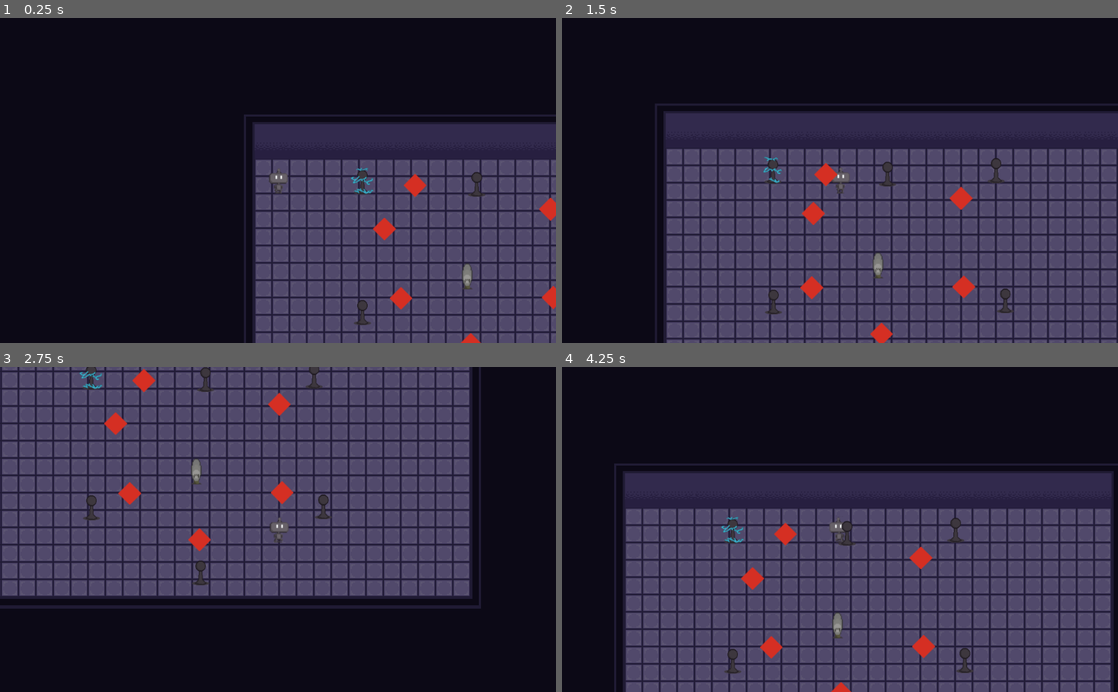
Above: before the commit, frames 1-4 (two rows, left to right).
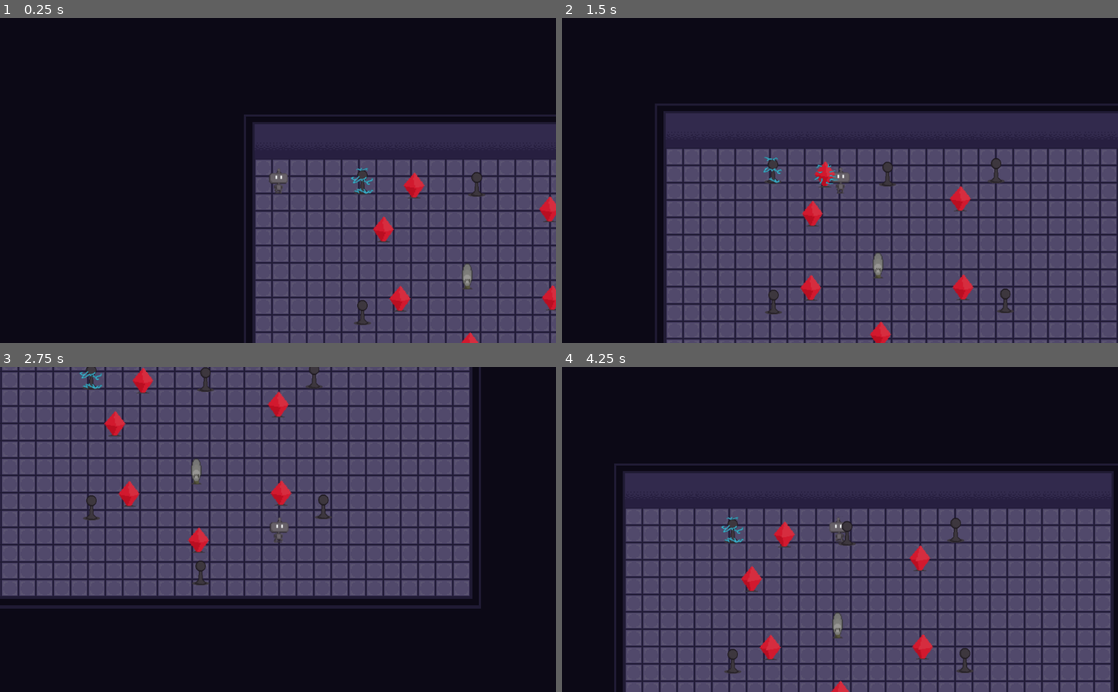
Above: after the commit, the same moments.

Repository: agusmao/connection
Game: Godot game, scene res://Levels/Level2.tscn
Same seed, same stepped clock (60 frames per second), same inputs: the game is played once before the commit and once after it. This scene is started directly instead of the project's main scene.
Inputs:
- Up to frame 1 (0.25 s): no input
- Up to frame 2 (1.5 s): hold Right (ui_right) 0.53-1.28 s; hold Down (ui_down) from 1.28 s (still down)
- Up to frame 3 (2.75 s): release Down (ui_down) at 2.03 s; hold Right (ui_right) from 2.03 s (still down)
- Up to frame 4 (4.25 s): release Right (ui_right) at 2.78 s; hold Up (ui_up) 2.78-3.53 s; hold Left (ui_left) from 3.53 s (still down)

The runs differ from the first frame. In frame 1, 0.6% of the frame differs, in the area x 67-100%, y 47-100%; in frame 2, 0.7%, in the area x 42-75%, y 44-100%; in frame 3, 0.7%; in frame 4, 0.7%.

Commit message:
Blocker animation

Diff:
--- a/Items/Blocker.gd
+++ b/Items/Blocker.gd
@@ -36,7 +36,6 @@
 func _physics_process(delta):
 	if len(positions) > 1 and not blocked:
 		var distance = nextPosition.distance_to(global_position)
-		print(distance)
 		if distance < minimal_distance:
 			blocked = true
 			current_goal = (current_goal + 1) % len(positions)
@@ -46,7 +45,13 @@
 		motion = (nextPosition - global_position).normalized() * (MAX_SPEED * walk_speed)
 		move_and_slide(motion)
 
-
+func animateAbsorving():
+	if $AnimatedSprite.animation != "absorving":
+		$AnimatedSprite.play("absorving")
 
 func _on_Timer_timeout():
 	blocked = false
+
+func _on_AnimatedSprite_animation_finished() -> void:
+	if $AnimatedSprite.animation == "absorving":
+		$AnimatedSprite.play("off")
--- a/Items/Blocker.tscn
+++ b/Items/Blocker.tscn
@@ -1,17 +1,88 @@
-[gd_scene load_steps=4 format=2]
+[gd_scene load_steps=18 format=2]
 
-[ext_resource path="res://assets/images/RedNode.png" type="Texture" id=1]
+[ext_resource path="res://assets/images/CrystalOff.png" type="Texture" id=1]
 [ext_resource path="res://Items/Blocker.gd" type="Script" id=2]
+[ext_resource path="res://assets/images/CrystalOffElectric.png" type="Texture" id=3]
 
 [sub_resource type="RectangleShape2D" id=1]
+
+[sub_resource type="AtlasTexture" id=2]
+flags = 4
+atlas = ExtResource( 1 )
+region = Rect2( 0, 0, 64, 64 )
+
+[sub_resource type="AtlasTexture" id=3]
+flags = 4
+atlas = ExtResource( 1 )
+region = Rect2( 64, 0, 64, 64 )
+
+[sub_resource type="AtlasTexture" id=4]
+flags = 4
+atlas = ExtResource( 1 )
+region = Rect2( 0, 64, 64, 64 )
+
+[sub_resource type="AtlasTexture" id=5]
+flags = 4
+atlas = ExtResource( 1 )
+region = Rect2( 64, 64, 64, 64 )
+
+[sub_resource type="AtlasTexture" id=6]
+flags = 4
+atlas = ExtResource( 1 )
+region = Rect2( 0, 128, 64, 64 )
+
+[sub_resource type="AtlasTexture" id=7]
+flags = 4
+atlas = ExtResource( 1 )
+region = Rect2( 64, 128, 64, 64 )
+
+[sub_resource type="AtlasTexture" id=9]
+flags = 4
+atlas = ExtResource( 3 )
+region = Rect2( 0, 0, 64, 64 )
+
+[sub_resource type="AtlasTexture" id=10]
+flags = 4
+atlas = ExtResource( 3 )
+region = Rect2( 64, 0, 64, 64 )
+
+[sub_resource type="AtlasTexture" id=11]
+flags = 4
+atlas = ExtResource( 3 )
+region = Rect2( 0, 64, 64, 64 )
+
+[sub_resource type="AtlasTexture" id=12]
+flags = 4
+atlas = ExtResource( 3 )
+region = Rect2( 64, 64, 64, 64 )
+
+[sub_resource type="AtlasTexture" id=13]
+flags = 4
+atlas = ExtResource( 3 )
+region = Rect2( 0, 128, 64, 64 )
+
+[sub_resource type="AtlasTexture" id=14]
+flags = 4
+atlas = ExtResource( 3 )
+region = Rect2( 64, 128, 64, 64 )
+
+[sub_resource type="SpriteFrames" id=8]
+animations = [ {
+"frames": [ SubResource( 2 ), SubResource( 3 ), SubResource( 4 ), SubResource( 5 ), SubResource( 6 ), SubResource( 7 ) ],
+"loop": true,
+"name": "off",
+"speed": 5.0
+}, {
+"frames": [ SubResource( 9 ), SubResource( 10 ), SubResource( 11 ), SubResource( 12 ), SubResource( 13 ), SubResource( 14 ) ],
+"loop": true,
+"name": "absorving",
+"speed": 5.0
+} ]
 
 [node name="Blocker" type="KinematicBody2D"]
 collision_layer = 4
 collision_mask = 4
 script = ExtResource( 2 )
-
-[node name="RedNode" type="Sprite" parent="."]
-texture = ExtResource( 1 )
 
 [node name="CollisionShape2D" type="CollisionShape2D" parent="."]
 rotation = -0.787868
@@ -20,4 +91,12 @@
 
 [node name="Timer" type="Timer" parent="."]
 one_shot = true
+
+[node name="AnimatedSprite" type="AnimatedSprite" parent="."]
+position = Vector2( 1.58886, -0.198608 )
+scale = Vector2( 0.751741, 0.584166 )
+frames = SubResource( 8 )
+animation = "off"
+playing = true
 [connection signal="timeout" from="Timer" to="." method="_on_Timer_timeout"]
+[connection signal="animation_finished" from="AnimatedSprite" to="." method="_on_AnimatedSprite_animation_finished"]
--- a/Levels/LevelTemplate.gd
+++ b/Levels/LevelTemplate.gd
@@ -75,10 +75,13 @@
 
 			var res = Geometry.line_intersects_line_2d(b1pos, b2pos - b1pos, pos1, pos2 - pos1)
 			if res and isPosInLine(res, b1pos, b2pos) and isPosInLine(res, pos1, pos2):
+				c[0].animateAbsorving()
+				c[1].animateAbsorving()
 				return true
 
 		return false
 	else:
+		obstacle.collider.animateAbsorving()
 		return true
 
 func isPosInLine(pos, from, to):
Binary file added: assets/images/CrystalOff.png
Not shown, added: assets/images/CrystalOff.png.import
Binary file added: assets/images/CrystalOffElectric.png
Not shown, added: assets/images/CrystalOffElectric.png.import
